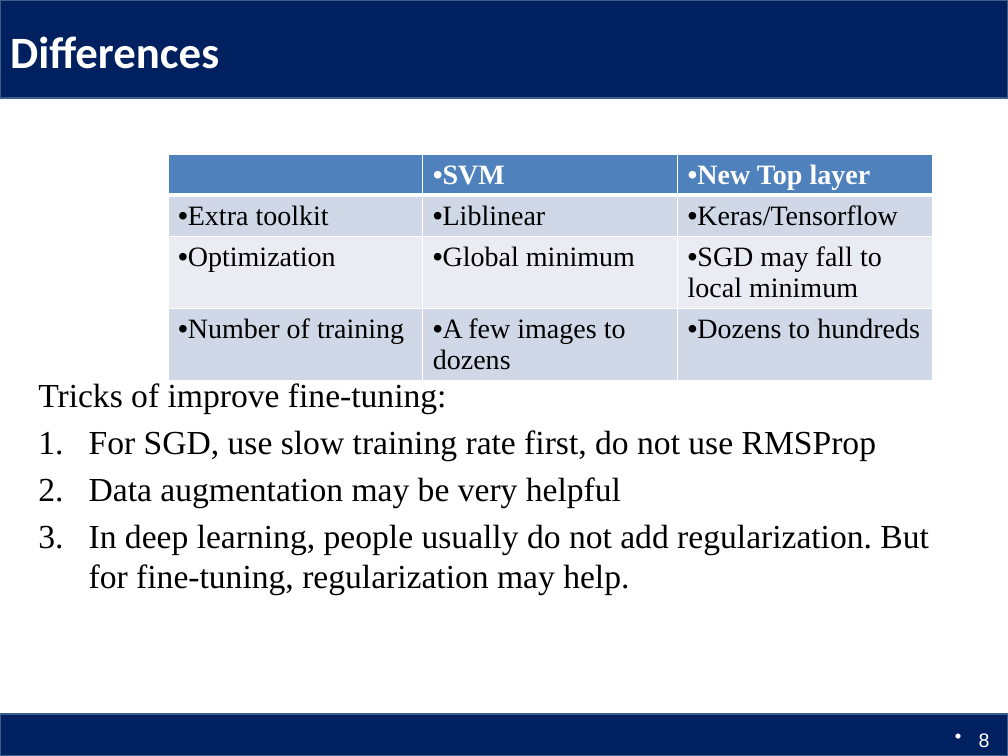
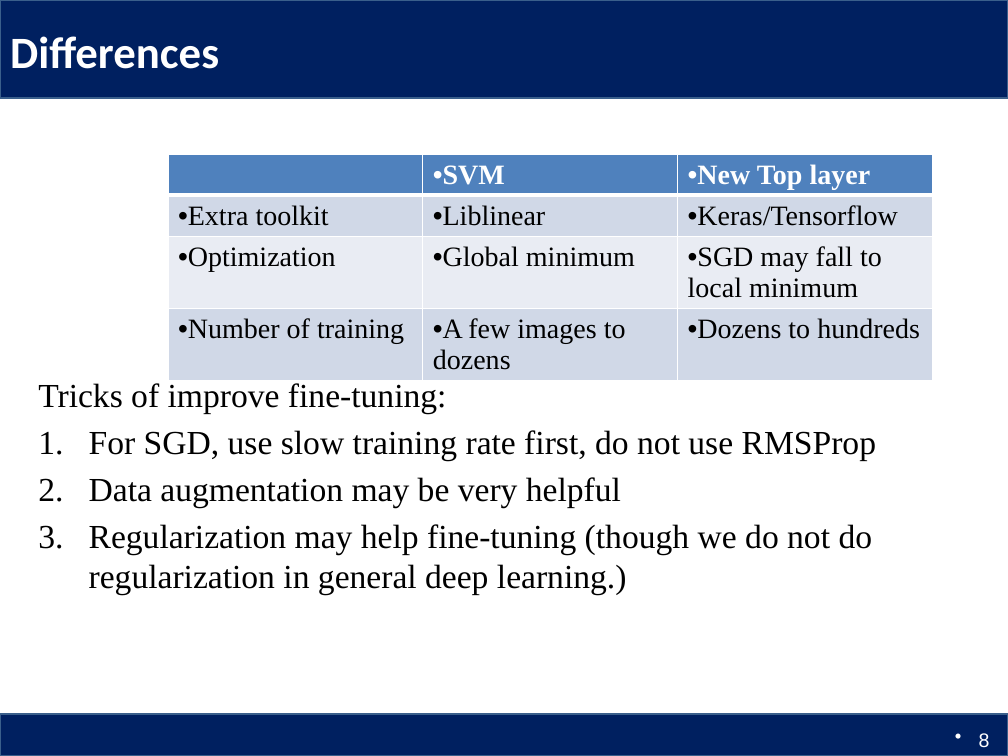
Before and after one commit to Columbia6894/Columbia6894.github.io, a slide deck: slide 8 of lecture/lecture10_llcao.pptx. Drawn at 1008x756 pixels with LibreOffice and Linux fonts; fonts in the diff are those of the drawing. Boxes give left, top, right and bottom in pixels: in the first picture for what was removed or moved away, otherwise in the second. Text is boxed around its words. In the diff, an @@ line names an element or a change of style, - is before the commit and + after.

```diff
--- a/lecture/lecture10_llcao.pptx
+++ b/lecture/lecture10_llcao.pptx
@@ text at (89, 524, 873, 595): text changed @@
-3. In deep learning, people usually do not add regularization. But for fine-tuning, regularization may help.
+3. Regularization may help fine-tuning (though we do not do regularization in general deep learning.)
```
Also in this commit, not shown: 2 other files.
